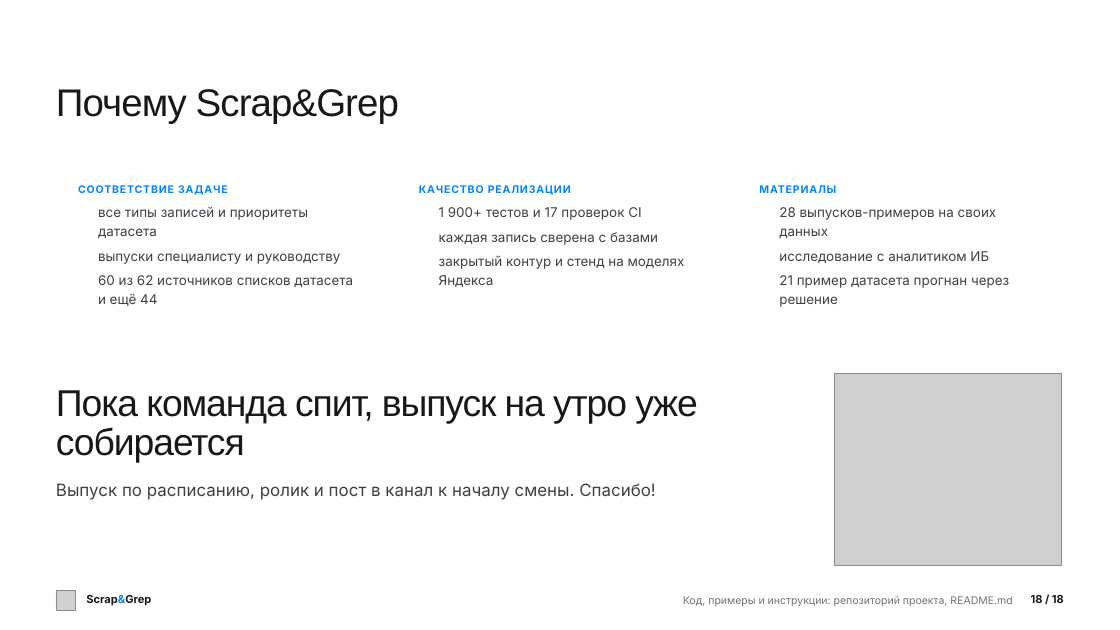
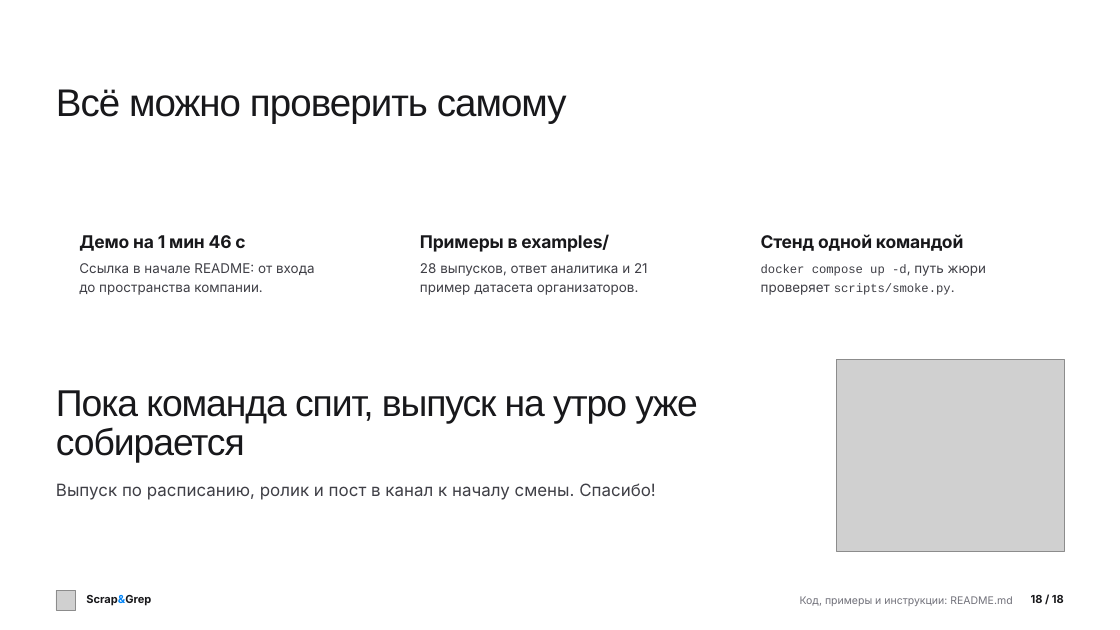
Before and after one commit to verikirill/scrap-and-grep, a slide deck: slide 18 of docs/presentation/scrapgrep.pptx. Drawn at 1120x630 pixels with LibreOffice and Linux fonts; fonts in the diff are those of the drawing; grey boxes stand for pictures; background and template pictures are left out. Boxes give left, top, right and bottom in pixels: in the first picture for what was removed or moved away, otherwise in the second. Text is boxed around its words. In the diff, an @@ line names an element or a change of style, - is before the commit and + after.

Commit message:
docs: deck without repeated facts, a 2026 price slide with sources, even layout
Every fact now stands on one slide: the cover names the audiences, the problem shows sources, publications and the KEV deadline, the speed slide compares models, the analyst study keeps time and coverage, and a new slide prices a digest by analyst and by assistant with six dated sources. Layout checked for equal margins and room above the footer; PPTX carries superscript references.

```diff
--- a/docs/presentation/scrapgrep.pptx
+++ b/docs/presentation/scrapgrep.pptx
@@ text at <box>56,89,567,124</box>: text changed @@
-Почему Scrap&Grep
+Всё можно проверить самому
@@ text removed at <box>78,185,228,195</box> @@
-СООТВЕТСТВИЕ ЗАДАЧЕ
@@ text removed at <box>98,207,308,238</box> @@
-все типы записей и приоритеты
-датасета
@@ text removed at <box>419,185,571,195</box> @@
-КАЧЕСТВО РЕАЛИЗАЦИИ
@@ text removed at <box>439,207,641,220</box> @@
-1 900+ тестов и 17 проверок CI
@@ text removed at <box>759,185,836,193</box> @@
-МАТЕРИАЛЫ
@@ text removed at <box>779,207,997,238</box> @@
-28 выпусков-примеров на своих
-данных
@@ text added at <box>79,235,245,251</box>, 15 pt, text #18181B, bold @@
+Демо на 1 мин 46 с
@@ text added at <box>420,234,609,252</box>, 15 pt, text #18181B, bold @@
+Примеры в examples/
@@ text removed at <box>439,232,658,245</box> @@
-каждая запись сверена с базами
@@ text added at <box>761,234,963,251</box>, 15 pt, text #18181B, bold @@
+Стенд одной командой
@@ text added at <box>79,263,314,295</box>, 11.5 pt, text #3F3F46 @@
+Ссылка в начале README: от входа
+до пространства компании.
@@ text removed at <box>98,253,341,264</box> @@
-выпуски специалисту и руководству
@@ text added at <box>420,263,648,295</box>, 11.5 pt, text #3F3F46 @@
+28 выпусков, ответ аналитика и 21
+пример датасета организаторов.
@@ text removed at <box>439,256,685,287</box> @@
-закрытый контур и стенд на моделях
-Яндекса
@@ text added at <box>761,265,986,295</box>, 10.5 pt, text #3F3F46 @@
+docker compose up -d, путь жюри
+проверяет scripts/smoke.py.
@@ text removed at <box>779,251,989,263</box> @@
-исследование с аналитиком ИБ
@@ text removed at <box>98,275,353,306</box> @@
-60 из 62 источников списков датасета
-и ещё 44
@@ text removed at <box>779,275,1009,307</box> @@
-21 пример датасета прогнан через
-решение
@@ picture: place and size @@
-picture at <box>834,373,1062,565</box>
+picture at <box>837,360,1065,551</box>
@@ text at <box>800,596,1012,606</box>: text changed @@
-Код, примеры и инструкции: репозиторий проекта, README.md
+Код, примеры и инструкции: README.md
```
Also in this commit, not shown: 15 other slides changed, 2 slides added, 2 slides removed, 5 other files.
